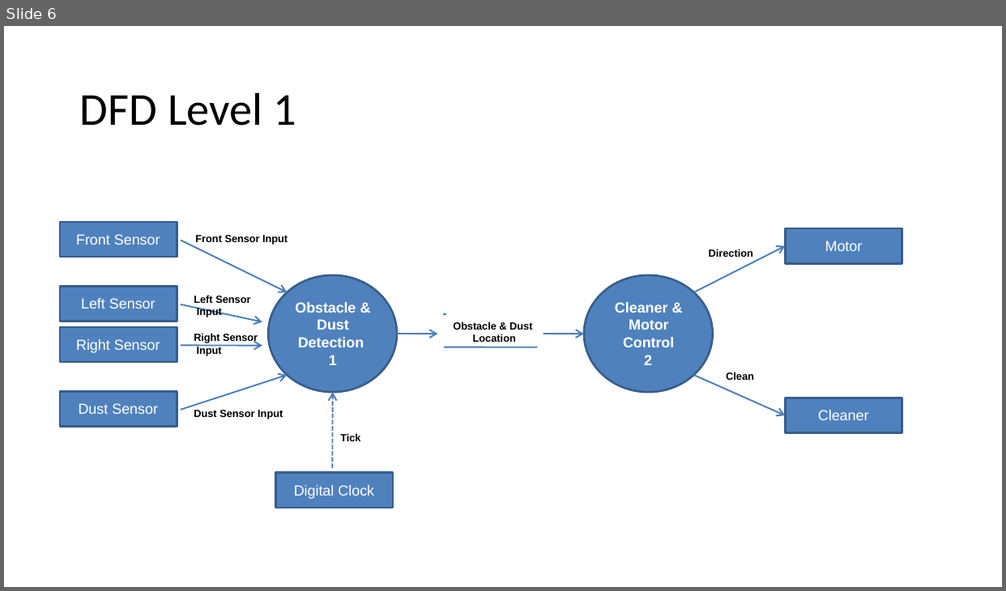
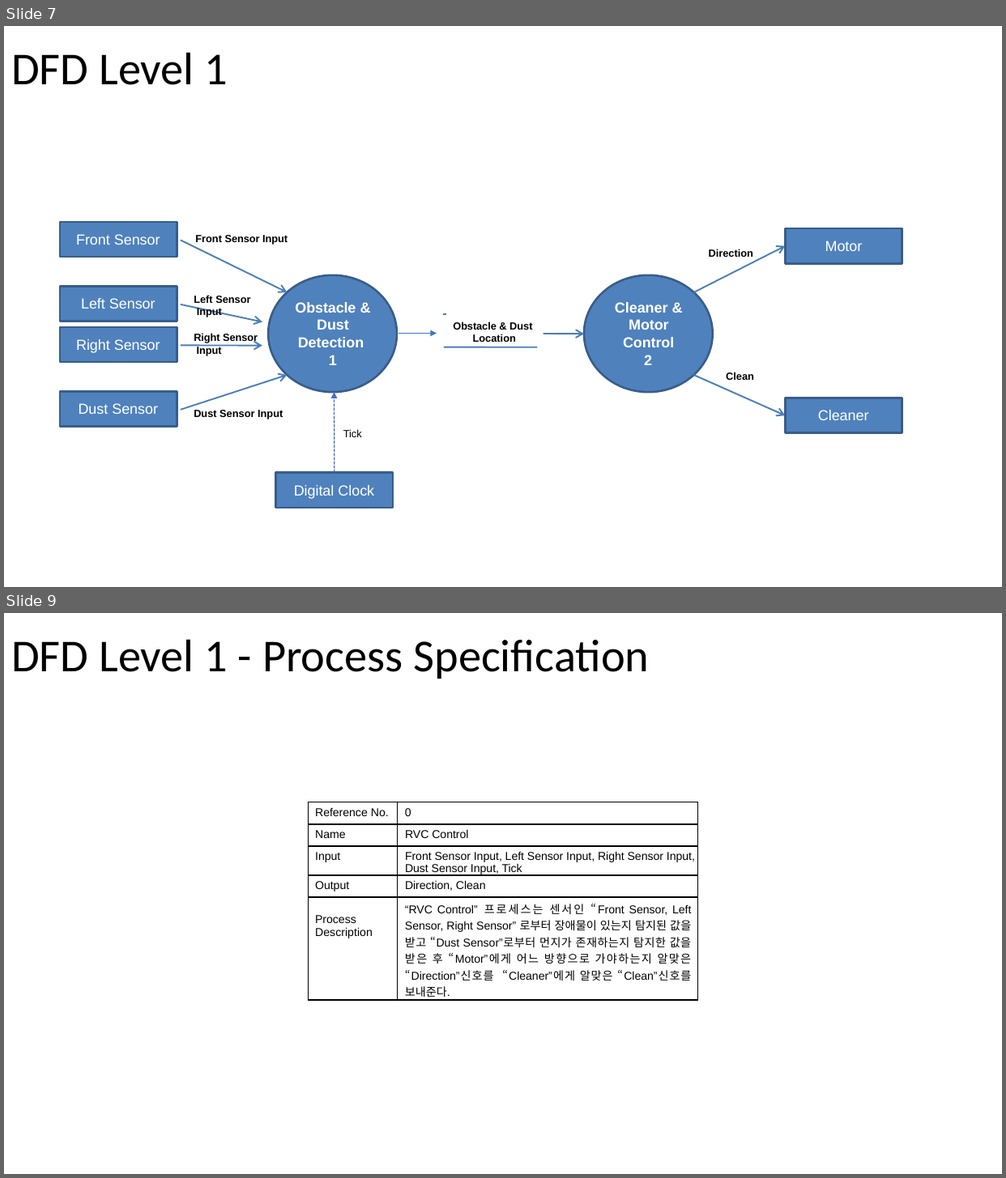
Before and after one commit to azzyjk/2020-2, a slide deck: SoftwareEngineering/SoftwareEngineering_SA.pptx. Shown one above the other, each under a label of ours: slide 6 before the commit, slides 7 and 9 after it; the slides between them are not shown. The pictures are 1006x591 and 1006x1178 pixels, drawn with LibreOffice and Linux fonts; fonts in the diff are those of the drawing. Boxes give left, top, right and bottom in pixels: in the first picture for what was removed or moved away, otherwise in the second. Text is boxed around its words. In the diff, an @@ line names an element or a change of style, - is before the commit and + after.

Commit message:
SA : Data Dictionary & Process Specification 초안

```diff
--- a/SoftwareEngineering/SoftwareEngineering_SA.pptx
+++ b/SoftwareEngineering/SoftwareEngineering_SA.pptx
@@ slide 9 added at [4,613,1002,1174], background #FFFFFF @@
@@ title added at [11,639,650,679], 44 pt, text #000000 @@
+DFD Level 1 - Process Specification
@@ table added at [308,803,699,1000], 5 rows, 2 columns @@
+Reference No. | 0
+Name | RVC Control
+Input | Front Sensor Input, Left Sensor Input, Right Sensor Input, Dust Sensor Input, Tick
+Output | Direction, Clean
+Process Description | “RVC Control” 프로세스는 센서인 “Front Sensor, Left Sensor, Right Sensor” 로부터 장애물이 있는지 탐지된 값을 받고 “Dust Sensor”로부터 먼지가 존재하는지 탐지한 값을 받은 후 “Motor”에게 어느 방향으로 가야하는지 알맞은 “Direction”신호를 “Cleaner”에게 알맞은 “Clean”신호를 보내준다.
@@ what was slide 6 is now slide 7 @@
@@ slide 7 changed as well @@
@@ title "DFD Level 1": place and size @@
-title "DFD Level 1" at [80,92,296,126]
+title "DFD Level 1" at [11,52,228,85]
@@ freeform shape removed at [328,329,438,468] @@
@@ arrow added from (398, 334) to (437, 334), #4472C4 1 pt @@
@@ arrow added from (334, 473) to (334, 392), #4472C4 1 pt dashed @@
@@ text at [340,433,360,442]: paragraph removed @@
-Tick
@@ text added at [343,429,362,437], 10 pt, text #000000 @@
+Tick
```
Also in this commit, not shown: 5 other slides changed, 4 other slides added.
